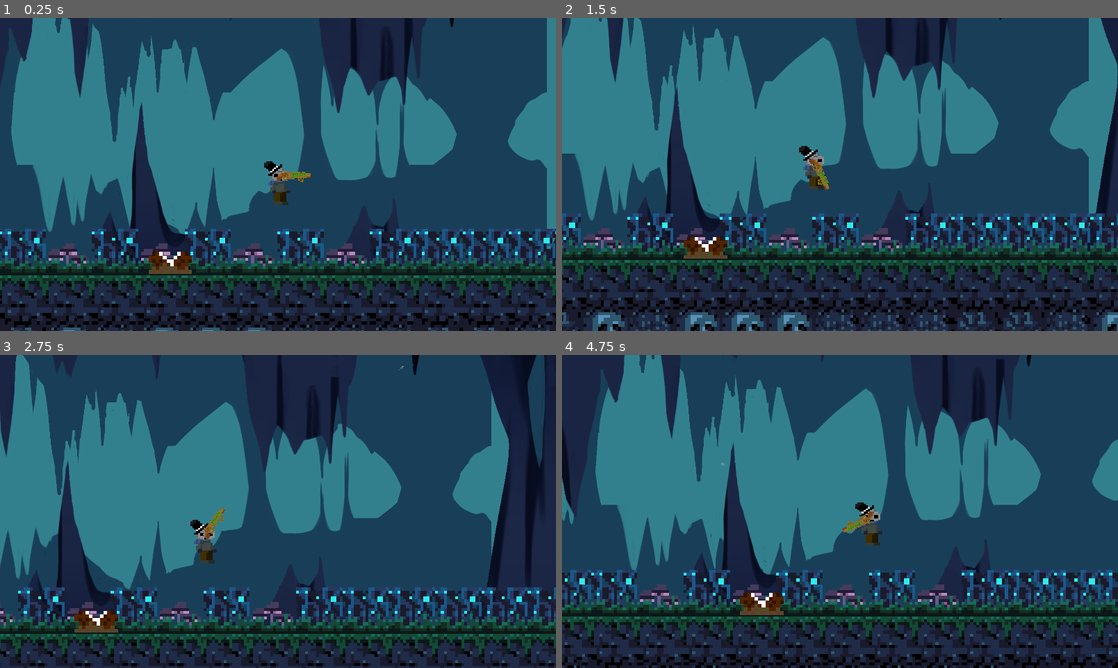
Above: before the commit, frames 1-4 (two rows, left to right).
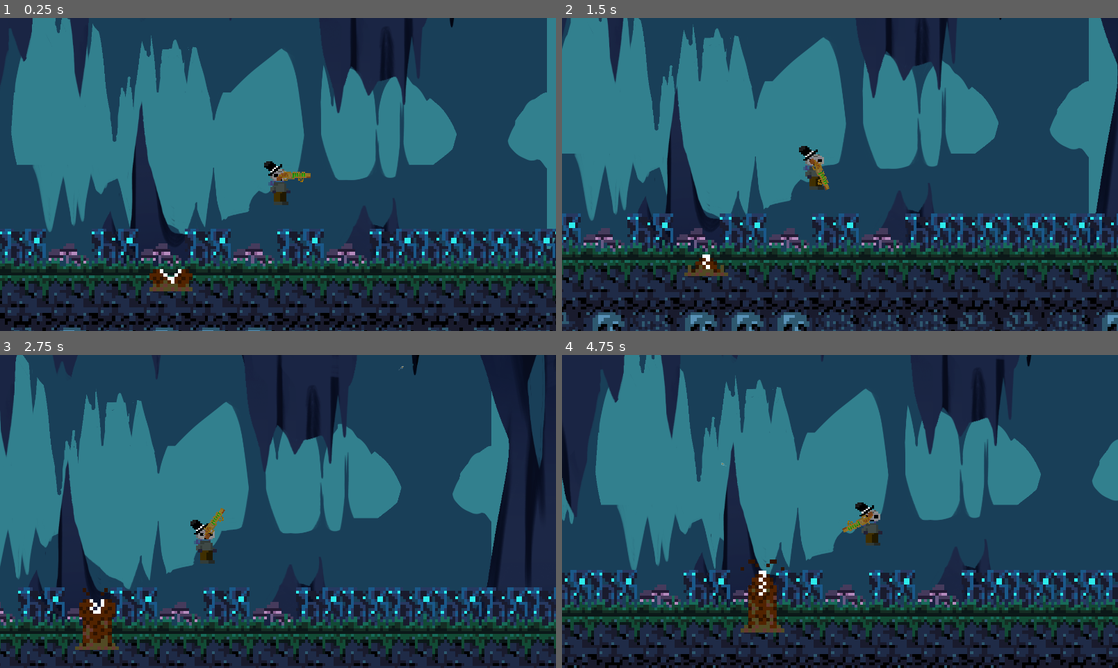
Above: after the commit, the same moments.

Repository: Amity-Game-Dev-Club/Ascent_Into_Madness_But_Better
Game: Godot game, scene res://Scenes/Level1.tscn
Same seed, same stepped clock (60 frames per second), same inputs: the game is played once before the commit and once after it.
Inputs (mouse positions are in pixels of both pictures, inside the frame that each line leads up to):
- Up to frame 1 (0.25 s): no input
- Up to frame 2 (1.5 s): move the mouse to (962, 158) at 0.52 s; hold Right (right) from 0.53 s (still down); click (962, 158) at 0.6 s; tap Space (jump) at 0.77 s; move the mouse to (728, 190) at 1.27 s; click (728, 190) at 1.35 s
- Up to frame 3 (2.75 s): tap Space (jump) at 1.52 s; move the mouse to (333, 442) at 2.02 s; release Right (right) at 2.03 s; hold A (left) from 2.03 s (still down); click (333, 442) at 2.1 s
- Up to frame 4 (4.75 s): move the mouse to (812, 574) at 2.77 s; release A (left) at 2.78 s; hold Right (right) 2.78-4.28 s; click (812, 574) at 2.85 s; tap Space (jump) at 3.02, 3.77, 4.52 s; move the mouse to (1006, 558) at 3.52 s; click (1006, 558) at 3.6 s; move the mouse to (673, 464) at 4.27 s; hold A (left) from 4.28 s (still down); click (673, 464) at 4.35 s

The runs differ from the first frame. In frame 1, 0.8% of the frame differs, in the area x 26-35%, y 74-88%; in frame 2, 0.7%; in frame 3, 1.0%; in frame 4, 1.1%, in the area x 32-40%, y 65-89%.
Error in both runs: Invalid call. Nonexistent function 'text' in base 'Label'. (res://Scripts/player.gd:11)

Commit message:
Update worm .tscn
worm

Diff:
--- a/Scenes/worm .tscn
+++ b/Scenes/worm .tscn
@@ -1,10 +1,50 @@
-[gd_scene load_steps=16 format=3 uid="uid://bow20ybjfelxy"]
+[gd_scene load_steps=28 format=3 uid="uid://bow20ybjfelxy"]
 
 [ext_resource type="Texture2D" uid="uid://bk1pg35eoj773" path="res://Sprites/coolwormdude-Sheet-export.png" id="1_56ctd"]
 [ext_resource type="Script" path="res://Scripts/worm.gd" id="1_dt6xq"]
 
 [sub_resource type="RectangleShape2D" id="RectangleShape2D_pgac3"]
 size = Vector2(61, 28)
+
+[sub_resource type="AtlasTexture" id="AtlasTexture_7cqyk"]
+atlas = ExtResource("1_56ctd")
+region = Rect2(0, 0, 20, 20)
+
+[sub_resource type="AtlasTexture" id="AtlasTexture_y8tqv"]
+atlas = ExtResource("1_56ctd")
+region = Rect2(20, 0, 20, 20)
+
+[sub_resource type="AtlasTexture" id="AtlasTexture_5ij40"]
+atlas = ExtResource("1_56ctd")
+region = Rect2(40, 0, 20, 20)
+
+[sub_resource type="AtlasTexture" id="AtlasTexture_diu66"]
+atlas = ExtResource("1_56ctd")
+region = Rect2(60, 0, 20, 20)
+
+[sub_resource type="AtlasTexture" id="AtlasTexture_hgcx3"]
+atlas = ExtResource("1_56ctd")
+region = Rect2(80, 0, 20, 20)
+
+[sub_resource type="AtlasTexture" id="AtlasTexture_nt233"]
+atlas = ExtResource("1_56ctd")
+region = Rect2(100, 0, 20, 20)
+
+[sub_resource type="AtlasTexture" id="AtlasTexture_ntue7"]
+atlas = ExtResource("1_56ctd")
+region = Rect2(120, 0, 20, 20)
+
+[sub_resource type="AtlasTexture" id="AtlasTexture_tjnw3"]
+atlas = ExtResource("1_56ctd")
+region = Rect2(140, 0, 20, 20)
+
+[sub_resource type="AtlasTexture" id="AtlasTexture_1fa68"]
+atlas = ExtResource("1_56ctd")
+region = Rect2(160, 0, 20, 20)
+
+[sub_resource type="AtlasTexture" id="AtlasTexture_sw5lc"]
+atlas = ExtResource("1_56ctd")
+region = Rect2(180, 0, 20, 20)
 
 [sub_resource type="AtlasTexture" id="AtlasTexture_ibh7g"]
 atlas = ExtResource("1_56ctd")
@@ -48,7 +88,37 @@
 
 [sub_resource type="SpriteFrames" id="SpriteFrames_vstrh"]
 animations = [{
-"frames": [],
+"frames": [{
+"duration": 1.0,
+"texture": SubResource("AtlasTexture_7cqyk")
+}, {
+"duration": 1.0,
+"texture": SubResource("AtlasTexture_y8tqv")
+}, {
+"duration": 1.0,
+"texture": SubResource("AtlasTexture_5ij40")
+}, {
+"duration": 1.0,
+"texture": SubResource("AtlasTexture_diu66")
+}, {
+"duration": 1.0,
+"texture": SubResource("AtlasTexture_hgcx3")
+}, {
+"duration": 1.0,
+"texture": SubResource("AtlasTexture_nt233")
+}, {
+"duration": 1.0,
+"texture": SubResource("AtlasTexture_ntue7")
+}, {
+"duration": 1.0,
+"texture": SubResource("AtlasTexture_tjnw3")
+}, {
+"duration": 1.0,
+"texture": SubResource("AtlasTexture_1fa68")
+}, {
+"duration": 1.0,
+"texture": SubResource("AtlasTexture_sw5lc")
+}],
 "loop": true,
 "name": &"default",
 "speed": 5.0
@@ -89,11 +159,19 @@
 "speed": 1.0
 }]
 
+[sub_resource type="Animation" id="Animation_4luq3"]
+resource_name = "chomp"
+
+[sub_resource type="AnimationLibrary" id="AnimationLibrary_yvgb5"]
+_data = {
+"chomp": SubResource("Animation_4luq3")
+}
+
 [sub_resource type="RectangleShape2D" id="RectangleShape2D_wn6p3"]
 size = Vector2(62, 31)
 
 [node name="CharacterBody2D" type="CharacterBody2D" groups=["Enemy"]]
-position = Vector2(0, -7)
+position = Vector2(575, 308)
 script = ExtResource("1_dt6xq")
 
 [node name="CollisionShape2D" type="CollisionShape2D" parent="." groups=["enemy"]]
@@ -102,11 +180,17 @@
 
 [node name="AnimatedSprite2D" type="AnimatedSprite2D" parent="." groups=["enemy"]]
 texture_filter = 1
-position = Vector2(-1, -24)
 scale = Vector2(5, 5)
 sprite_frames = SubResource("SpriteFrames_vstrh")
 animation = &"rizzlerofoz"
-frame_progress = 0.372302
+autoplay = "rizzlerofoz"
+frame = 9
+frame_progress = 1.0
+
+[node name="AnimationPlayer" type="AnimationPlayer" parent="AnimatedSprite2D"]
+libraries = {
+"": SubResource("AnimationLibrary_yvgb5")
+}
 
 [node name="Area2D" type="Area2D" parent="."]
 
